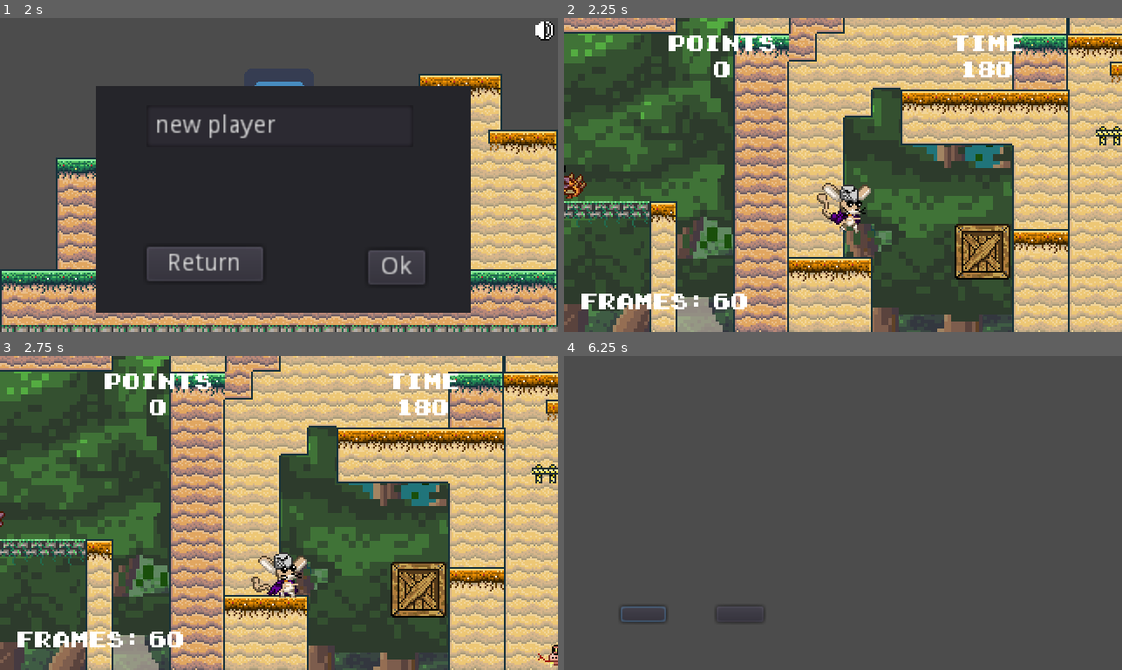
Above: before the commit, frames 1-4 (two rows, left to right).
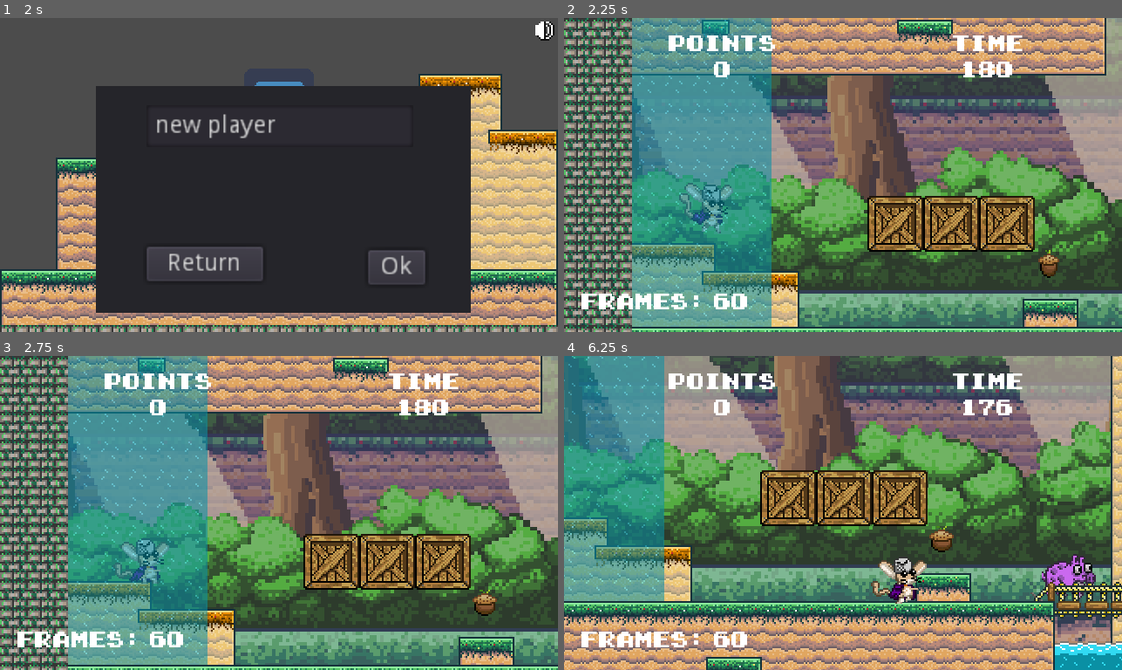
Above: after the commit, the same moments.

Repository: kmaxare/project-one
Game: Godot game, scene res://GUI/main_screen.tscn
Same seed, same stepped clock (60 frames per second), same inputs: the game is played once before the commit and once after it. The engine's default icon, where the game draws it, is replaced by a stand-in: a white triangle on a blue panel in a dark square.
Inputs:
- Up to frame 1 (2 s): click "Start" at 0.5 s; click "Start" at 1.25 s
- Up to frame 2 (2.25 s): click "Ok" at 2 s
- Up to frame 3 (2.75 s): no input
- Up to frame 4 (6.25 s): hold Right (ui_right) 2.78-4.28 s; hold Left (ui_left) 4.28-5.03 s; hold Right (ui_right) from 5.03 s (still down)

Frame 1 is identical in both runs. In frame 2, 92% of the frame differs, in the area x 0-100%, y 0-100%; in frame 3, 92%; in frame 4, 94%.

Commit message:
Agregando regeneracion de puentes despues de 5 segundos

Diff:
--- a/interactive_objects/trap_board.gd
+++ b/interactive_objects/trap_board.gd
@@ -27,9 +27,17 @@
 		yield($AnimationPlayer, "animation_finished")
 		queue_free()
 
+
 #se elimina cuando sale de la vista
 func _on_Visibility_screen_exited():
+	# Cuando la trampa fue activada y sale de la camara de vision del jugador esta desaparece
 	if is_active:
+		if !get_parent().is_in_group('trap_board_generator'):
+			print('ERROR la tabla trampa no tiene padre')
+			return
+
+		# Indicamos al padre que no tenemos tabla trampa
+		get_parent().have_table = false
 		queue_free()
 
 
--- a/interactive_objects/trap_board.tscn
+++ b/interactive_objects/trap_board.tscn
@@ -18,7 +18,7 @@
 "times": PoolRealArray( 0 ),
 "transitions": PoolRealArray( 1 ),
 "update": 0,
-"values": [ Vector2( 0, 0 ) ]
+"values": [ Vector2( 15, 8 ) ]
 }
 tracks/1/type = "value"
 tracks/1/path = NodePath("Sprite:visible")
@@ -54,6 +54,18 @@
 resource_name = "idle"
 length = 1.4
 loop = true
+tracks/0/type = "value"
+tracks/0/path = NodePath("Sprite:position")
+tracks/0/interp = 1
+tracks/0/loop_wrap = true
+tracks/0/imported = false
+tracks/0/enabled = true
+tracks/0/keys = {
+"times": PoolRealArray( 0 ),
+"transitions": PoolRealArray( 1 ),
+"update": 0,
+"values": [ Vector2( 15, 8 ) ]
+}
 
 [sub_resource type="Animation" id=5]
 resource_name = "vibracion"
@@ -65,10 +77,10 @@
 tracks/0/imported = false
 tracks/0/enabled = true
 tracks/0/keys = {
-"times": PoolRealArray( 0, 0.1, 0.5, 0.6, 0.7, 1.1 ),
-"transitions": PoolRealArray( 1, 1, 1, 1, 1, 1 ),
+"times": PoolRealArray( 0, 0.1, 0.5, 0.6, 0.7, 1.1, 1.2 ),
+"transitions": PoolRealArray( 1, 1, 1, 1, 1, 1, 1 ),
 "update": 0,
-"values": [ Vector2( 0, 0 ), Vector2( 2, 0 ), Vector2( -2, 0 ), Vector2( 0, 0 ), Vector2( 2, 0 ), Vector2( -2, 0 ) ]
+"values": [ Vector2( 15, 8 ), Vector2( 17, 8 ), Vector2( 13, 8 ), Vector2( 15, 8 ), Vector2( 17, 8 ), Vector2( 13, 8 ), Vector2( 15, 8 ) ]
 }
 
 [sub_resource type="RectangleShape2D" id=6]
@@ -84,10 +96,11 @@
 
 [node name="Sprite" type="Sprite" parent="."]
 pause_mode = 2
+position = Vector2( 15, 8 )
 texture = ExtResource( 3 )
 
 [node name="Colllision" type="CollisionShape2D" parent="."]
-position = Vector2( 0, -4 )
+position = Vector2( 15, 4 )
 shape = SubResource( 1 )
 
 [node name="AnimationPlayer" type="AnimationPlayer" parent="."]
@@ -97,11 +110,11 @@
 anims/vibracion = SubResource( 5 )
 
 [node name="Visibility" type="VisibilityNotifier2D" parent="."]
-position = Vector2( 4.17233e-07, -5 )
+position = Vector2( 15, 3 )
 scale = Vector2( 1.3, 0.2 )
 
 [node name="TrapArea" type="Area2D" parent="."]
-position = Vector2( 0, -9 )
+position = Vector2( 15, -1 )
 
 [node name="CollisionShape2D" type="CollisionShape2D" parent="TrapArea"]
 shape = SubResource( 6 )
--- /dev/null
+++ b/interactive_objects/trap_board_generator.gd
@@ -0,0 +1,37 @@
+extends Position2D
+
+var have_table = false
+var in_windows = false
+
+export (PackedScene) var trap_board
+
+func _ready():
+	board_regenerate()
+
+
+func board_regenerate():
+	# Si ya existe una tabla trampa returna
+	if have_table:
+		return
+
+	# Generar tabla trampa
+	var instance_tb = trap_board.instance()
+	add_child(instance_tb)
+	instance_tb.global_position = global_position
+
+	have_table = true
+
+
+func _on_VisibilityGenerator_screen_exited():
+	in_windows = false
+	$SpawnTime.start()
+
+
+func _on_SpawnTime_timeout():
+	if !in_windows:
+		board_regenerate()
+
+
+func _on_VisibilityGenerator_screen_entered():
+	in_windows = true
+	$SpawnTime.stop()
--- /dev/null
+++ b/interactive_objects/trap_board_generator.tscn
@@ -0,0 +1,20 @@
+[gd_scene load_steps=3 format=2]
+
+[ext_resource path="res://interactive_objects/trap_board.tscn" type="PackedScene" id=1]
+[ext_resource path="res://interactive_objects/trap_board_generator.gd" type="Script" id=2]
+
+[node name="TrapBoardGenerator" type="Position2D" groups=["trap_board_generator"]]
+script = ExtResource( 2 )
+trap_board = ExtResource( 1 )
+
+[node name="VisibilityGenerator" type="VisibilityNotifier2D" parent="."]
+position = Vector2( 15, 0.5 )
+scale = Vector2( 1.5, 0.05 )
+
+[node name="SpawnTime" type="Timer" parent="."]
+wait_time = 5.0
+one_shot = true
+
+[connection signal="screen_entered" from="VisibilityGenerator" to="." method="_on_VisibilityGenerator_screen_entered"]
+[connection signal="screen_exited" from="VisibilityGenerator" to="." method="_on_VisibilityGenerator_screen_exited"]
+[connection signal="timeout" from="SpawnTime" to="." method="_on_SpawnTime_timeout"]
--- a/levels/level_one.tscn
+++ b/levels/level_one.tscn
@@ -5,7 +5,6 @@
 [ext_resource path="res://characters/enemy/snake_enemy_tilemap.tscn" type="PackedScene" id=3]
 [ext_resource path="res://interactive_objects/surprise_block_tilemap.tscn" type="PackedScene" id=4]
 [ext_resource path="res://tiles/floor.tscn" type="PackedScene" id=5]
-[ext_resource path="res://interactive_objects/trap_board.tscn" type="PackedScene" id=6]
 [ext_resource path="res://sprites/parallax_background/cielo_fondo_DDL_parallax.png" type="Texture" id=7]
 [ext_resource path="res://interactive_objects/seed_point_tilemap.tscn" type="PackedScene" id=8]
 [ext_resource path="res://interactive_objects/immerse_death.tscn" type="PackedScene" id=9]
@@ -21,6 +20,7 @@
 [ext_resource path="res://sprites/parallax_background/arbol_DDL_parallax.png" type="Texture" id=19]
 [ext_resource path="res://sprites/parallax_background/tierra_arbusto_DDL_parallax.png" type="Texture" id=20]
 [ext_resource path="res://levels/parallax_level.gd" type="Script" id=21]
+[ext_resource path="res://interactive_objects/trap_board_generator.tscn" type="PackedScene" id=22]
 
 [node name="LevelOne" type="Node2D"]
 pause_mode = 1
@@ -115,7 +115,7 @@
 tile_data = PoolIntArray( -1900546, 52, 0, -1900545, 52, 0, -1966080, 52, 0, -1966079, 52, 0, -1966078, 52, 0, -1966077 …(44866 unchanged characters)…
 
 [node name="JerboPlayer" parent="." instance=ExtResource( 2 )]
-position = Vector2( 448, 36 )
+position = Vector2( 91, 412 )
 
 [node name="InteractiveBlocks" type="Node2D" parent="."]
 
@@ -139,23 +139,23 @@
 
 [node name="TrapBoard" type="Node2D" parent="."]
 
-[node name="TrapBoard2" parent="TrapBoard" instance=ExtResource( 6 )]
-position = Vector2( 465, 507 )
+[node name="TrapBoardGenerator" parent="TrapBoard" instance=ExtResource( 22 )]
+position = Vector2( 385, 499 )
 
-[node name="TrapBoard8" parent="TrapBoard" instance=ExtResource( 6 )]
-position = Vector2( 401, 507 )
+[node name="TrapBoardGenerator2" parent="TrapBoard" instance=ExtResource( 22 )]
+position = Vector2( 449, 499 )
 
-[node name="TrapBoard3" parent="TrapBoard" instance=ExtResource( 6 )]
-position = Vector2( 529, 507 )
+[node name="TrapBoardGenerator3" parent="TrapBoard" instance=ExtResource( 22 )]
+position = Vector2( 513, 499 )
 
-[node name="TrapBoard4" parent="TrapBoard" instance=ExtResource( 6 )]
-position = Vector2( 673, 507 )
+[node name="TrapBoardGenerator4" parent="TrapBoard" instance=ExtResource( 22 )]
+position = Vector2( 657, 499 )
 
-[node name="TrapBoard5" parent="TrapBoard" instance=ExtResource( 6 )]
-position = Vector2( 817, 507 )
+[node name="TrapBoardGenerator5" parent="TrapBoard" instance=ExtResource( 22 )]
+position = Vector2( 801, 499 )
 
-[node name="TrapBoard6" parent="TrapBoard" instance=ExtResource( 6 )]
-position = Vector2( 881, 507 )
+[node name="TrapBoardGenerator6" parent="TrapBoard" instance=ExtResource( 22 )]
+position = Vector2( 865, 499 )
 
 [node name="Enemies" type="Node2D" parent="."]
 
